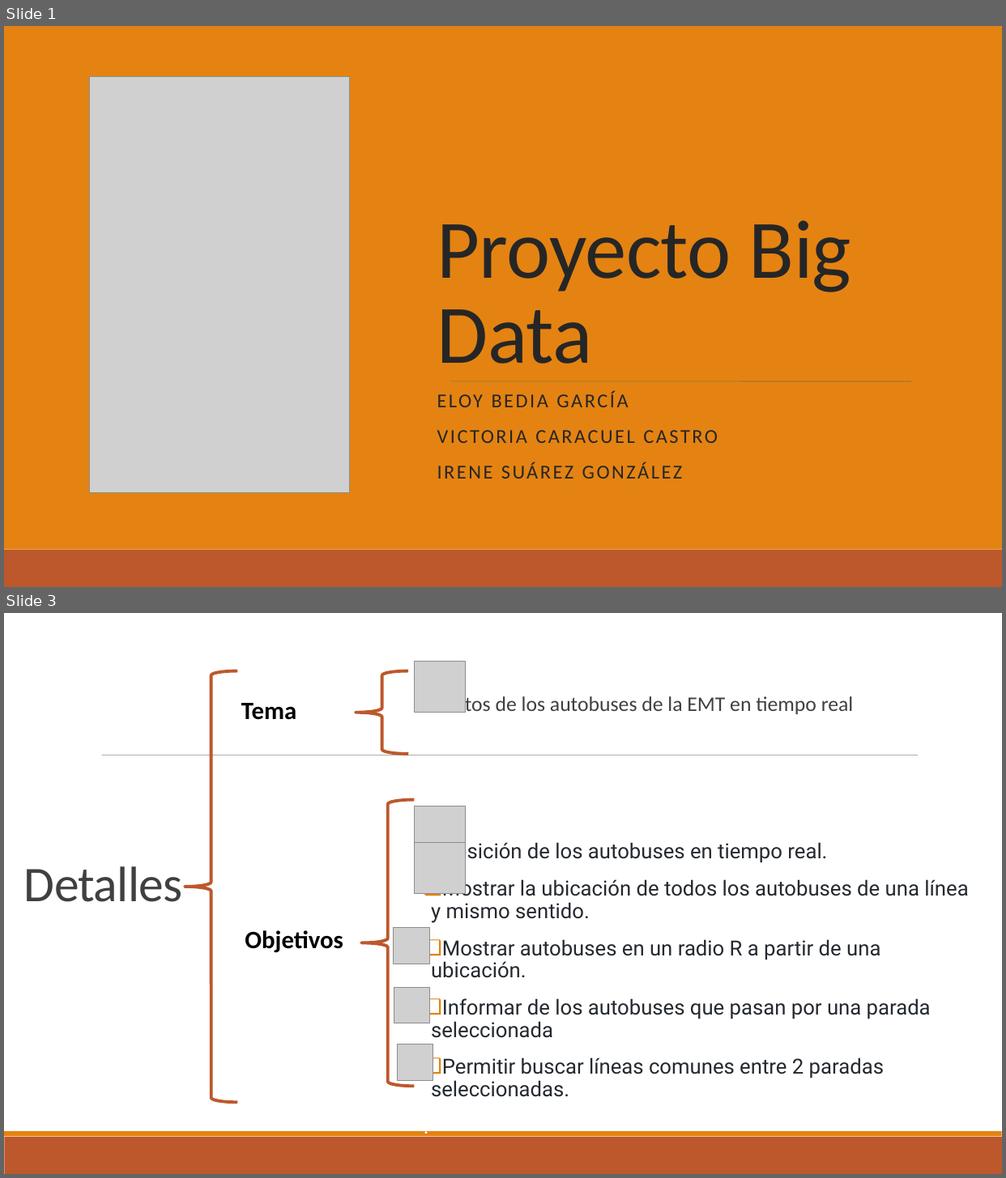
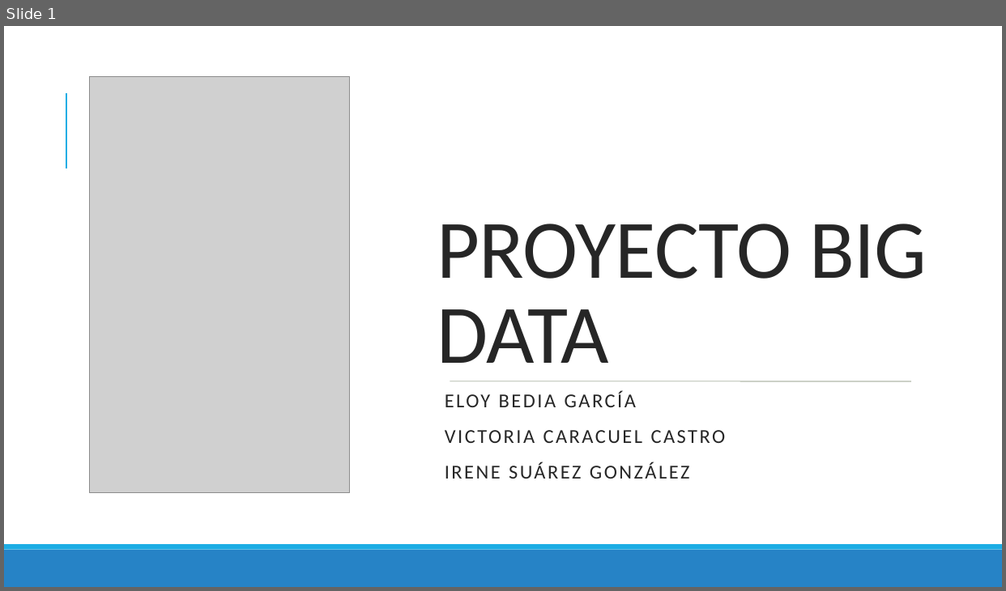
Before and after one commit to EloyBG97/project-big-data, a slide deck: Presentacion.pptx. Shown one above the other, each under a label of ours: slides 1 and 3 before the commit, slide 1 after it; the slides between them are not shown. The pictures are 1006x1178 and 1006x591 pixels, drawn with LibreOffice and Linux fonts; fonts in the diff are those of the drawing; grey boxes stand for pictures. Boxes give left, top, right and bottom in pixels: in the first picture for what was removed or moved away, otherwise in the second. Text is boxed around its words. In the diff, an @@ line names an element or a change of style, - is before the commit and + after.

Commit message:
Presentacion final: filtro por radio

```diff
--- a/Presentacion.pptx
+++ b/Presentacion.pptx
@@ slide 3 removed at bbox=[4, 613, 1002, 1174], background #FFFFFF @@
@@ picture removed at bbox=[414, 661, 465, 712] @@
@@ left brace removed at bbox=[185, 671, 237, 1102] @@
@@ left brace removed at bbox=[356, 671, 409, 754] @@
@@ text removed at bbox=[241, 703, 296, 720] @@
-Tema
@@ text removed at bbox=[431, 694, 968, 1097] @@
-❑ Datos de los autobuses de la EMT en tiempo real
-❑ Posición de los autobuses en tiempo real.
-❑ Mostrar la ubicación de todos los autobuses de una línea y mismo sentido.
-❑ Mostrar autobuses en un radio R a partir de una ubicación.
-❑ Informar de los autobuses que pasan por una parada seleccionada
-❑ Permitir buscar líneas comunes entre 2 paradas seleccionadas.
-.
@@ line removed from (102, 756) to (918, 756) @@
@@ left brace removed at bbox=[362, 800, 415, 1087] @@
@@ picture removed at bbox=[414, 806, 465, 857] @@
@@ picture removed at bbox=[414, 843, 465, 894] @@
@@ text removed at bbox=[24, 867, 183, 902] @@
-Detalles
@@ picture removed at bbox=[394, 928, 429, 964] @@
@@ text removed at bbox=[245, 931, 343, 953] @@
-Objetivos
@@ picture removed at bbox=[394, 987, 430, 1023] @@
@@ picture removed at bbox=[397, 1045, 433, 1081] @@
@@ rectangle removed at bbox=[4, 1137, 1002, 1174] @@
@@ rectangle removed at bbox=[4, 1131, 1002, 1137] @@
@@ slide 1 changed as well @@
@@ rectangle removed at bbox=[4, 26, 1002, 544] @@
@@ line added from (66, 169) to (66, 93), #1CADE4 1.5 pt @@
@@ title at bbox=[437, 224, 927, 382]: text changed @@
-Proyecto Big Data
+PROYECTO BIG DATA
@@ subtitle "ELOY BEDIA GARCÍA" at bbox=[437, 390, 951, 492]: indent changed @@
@@ rectangle at bbox=[4, 544, 1002, 550]: fill #E48312 to #1CADE4 @@
@@ rectangle at bbox=[4, 550, 1002, 587]: fill #BD582C to #2683C6 @@
```
Also in this commit, not shown: 3 other slides changed, 2 slides added, 1 other slide removed.
